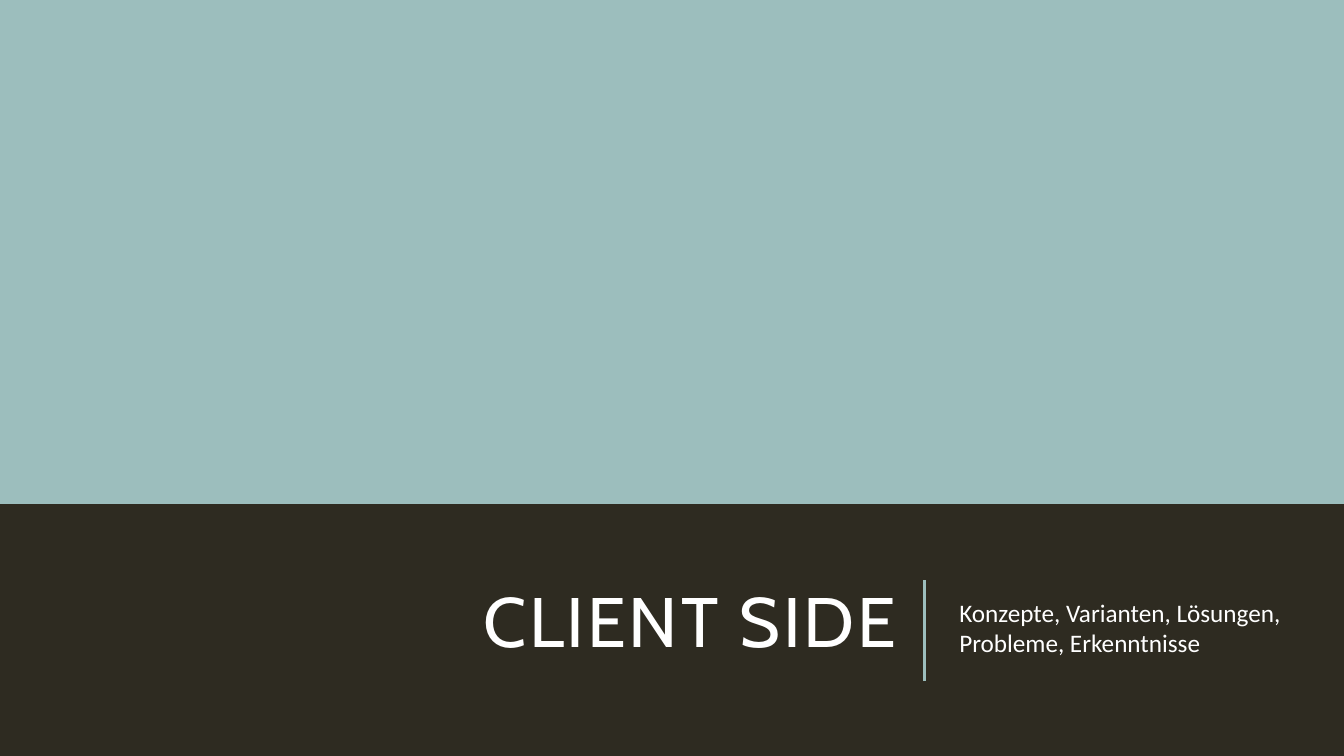
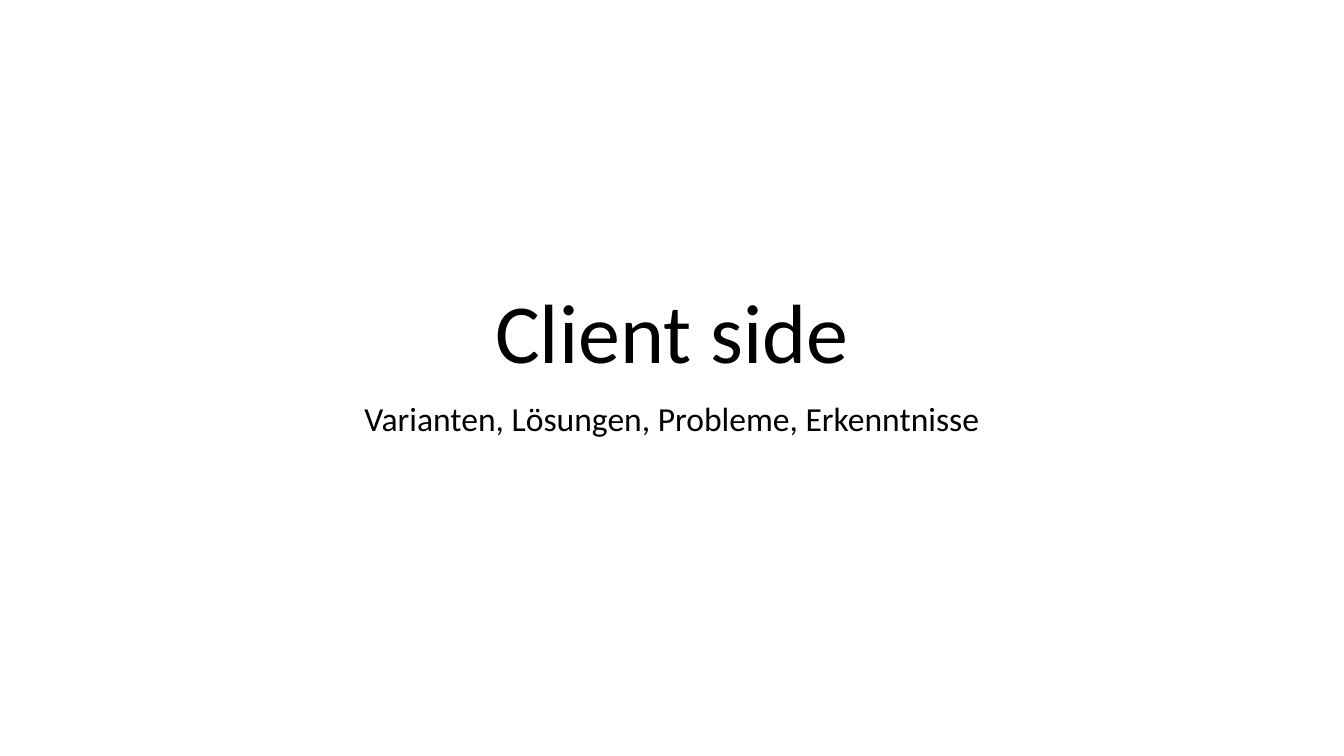
Before and after one commit to Toixinhell/Versteckies, a slide deck: slide 7 of Fangies.pptx (slide 8 before the commit). Drawn at 1344x756 pixels with LibreOffice and Linux fonts; fonts in the diff are those of the drawing. Boxes give left, top, right and bottom in pixels: in the first picture for what was removed or moved away, otherwise in the second. Text is boxed around its words. In the diff, an @@ line names an element or a change of style, - is before the commit and + after.

```diff
--- a/Fangies.pptx
+++ b/Fangies.pptx
@@ background #2E2B21 to #FFFFFF @@
@@ rectangle removed at <box>0,0,1344,504</box> @@
@@ title "Client side" at <box>495,304,849,364</box>: vertical alignment middle to bottom @@
@@ title at <box>495,304,849,364</box>: text changed; size 50 to 60 pt; font Cabin to Calibri; text colour #FFFFFF to #000000 @@
-CLIENT SIDE
+Client side
@@ subtitle "Varianten, Lösungen, Probleme, Erkenntnisse" at <box>364,407,980,437</box>: vertical alignment middle to top @@
@@ subtitle at <box>364,407,980,437</box>: text changed; size 18 to 24 pt; text colour #FFFFFF to #000000 @@
-Konzepte, Varianten, Lösungen, Probleme, Erkenntnisse
+Varianten, Lösungen, Probleme, Erkenntnisse
@@ line removed from (925, 682) to (925, 581) @@
```
Also in this commit, not shown: 13 other slides changed, 19 slides added, 2 slides removed.
